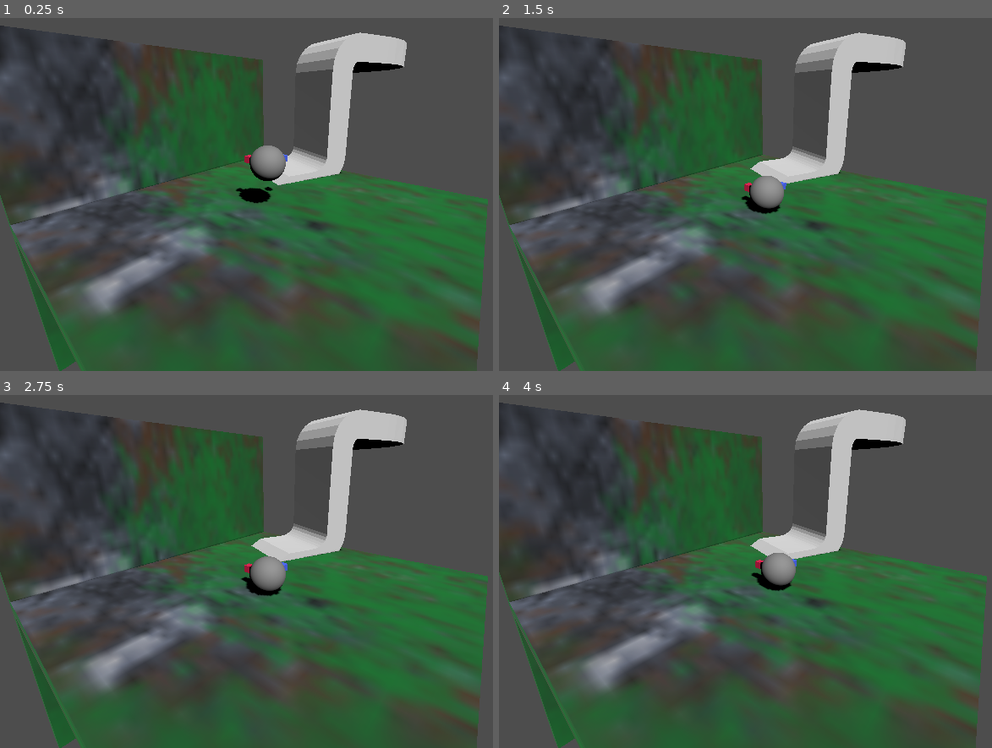
Above: before the commit, frames 1-4 (two rows, left to right).
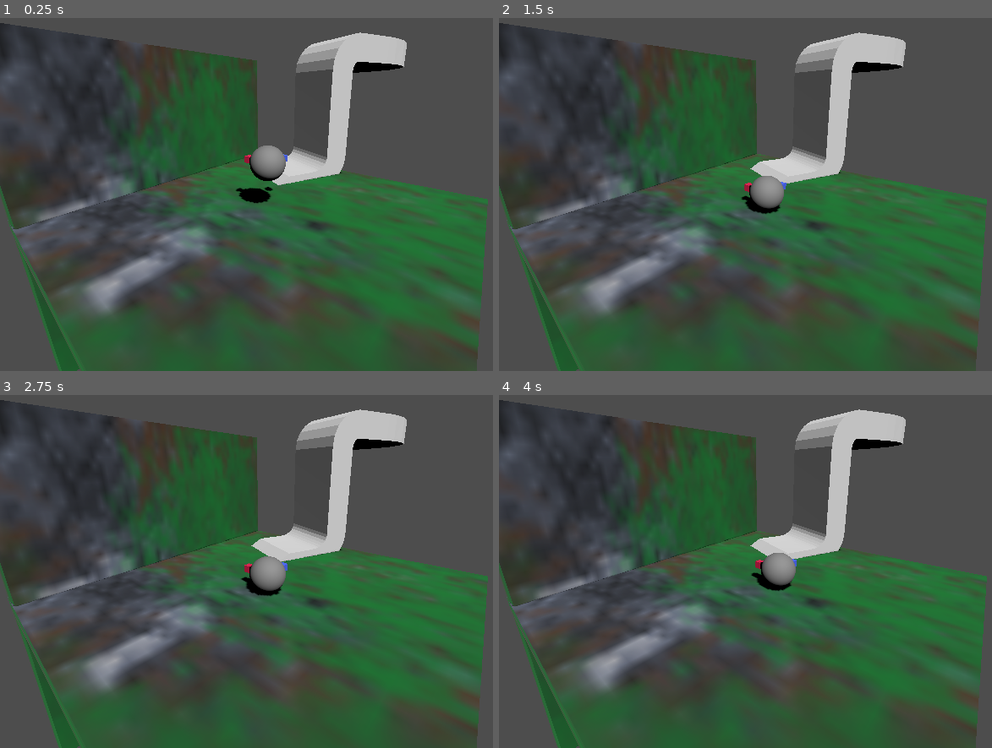
Above: after the commit, the same moments.

Repository: LettucePie/druid
Game: Godot game, scene res://stages/stage_0.tscn
The game is run twice, just before and just after one commit, with the same random seed, the same clock (stepped at 60 frames per second) and the same inputs.
Inputs:
- Up to frame 1 (0.25 s): no input
- Up to frame 2 (1.5 s): tap Enter at 0.5 s; hold Right (ui_right) 0.53-1.28 s; tap D (stick_l_x+) at 0.6 s; tap Space at 1.25 s; hold Down (ui_down) from 1.28 s (still down); tap A (stick_l_x-) at 1.35 s
- Up to frame 3 (2.75 s): tap Enter at 2 s; release Down (ui_down) at 2.03 s; hold Right (ui_right) from 2.03 s (still down); tap S (stick_l_y+) at 2.1 s
- Up to frame 4 (4 s): tap Space at 2.75 s; release Right (ui_right) at 2.78 s; hold Up (ui_up) 2.78-3.53 s; tap W (stick_l_y-) at 2.85 s; tap Enter at 3.5 s; hold Left (ui_left) from 3.53 s (still down); tap D (stick_l_x+) at 3.6 s

The runs differ from the first frame. In frame 1, 1.1% of the frame differs, in the area x 0-54%, y 1-100%; in frame 2, 1.1%; in frame 3, 1.1%; in frame 4, 1.1%.

Commit message:
finally figured it out omg

Diff:
--- a/core/player.gd
+++ b/core/player.gd
@@ -4,6 +4,7 @@
 const SPEED = 5.0
 const JUMP_VELOCITY = 4.5
 
+var previous_normal : Vector3 = Vector3.UP
 var current_cam : Camera3D
 
 # Get the gravity from the project settings to be synced with RigidBody nodes.
@@ -25,14 +26,19 @@
 	var col = get_last_slide_collision()
 	if col != null:
 		if col.get_normal() != get_up_direction():
+			previous_normal = get_up_direction()
 			set_up_direction(col.get_normal())
 			print("Update Up Direction ", get_up_direction())
 	var input_h = Input.get_axis("stick_l_x-", "stick_l_x+")
 	var input_v = Input.get_axis("stick_l_y-", "stick_l_y+")
 	var input_vec : Vector3 = Vector3(input_h, 0, input_v)
-	var direction = input_vec.rotated(Vector3.UP, current_cam.rotation.y)
+	var direction = input_vec.rotated(Vector3.UP, current_cam.rotation.y).normalized()
 	if get_up_direction() != Vector3.UP:
-		direction = direction.slide(get_up_direction())
+#		direction = input_vec.slide(get_up_direction())
+		direction = input_vec.rotated(
+			Vector3.UP.cross(get_up_direction()),
+			Vector3.UP.angle_to(get_up_direction())
+		).normalized()
 	if is_on_floor() or is_on_wall():
 		print("Floor: ", is_on_floor(), " Wall: ", is_on_wall())
 		velocity = direction * SPEED
--- a/stages/stage_0.tscn
+++ b/stages/stage_0.tscn
@@ -31,7 +31,7 @@
 mesh = SubResource("BoxMesh_oup2k")
 
 [node name="wall" type="StaticBody3D" parent="."]
-transform = Transform3D(-4.37114e-08, 1, 0, -1, -4.37114e-08, 0, 0, 0, 1, -4.75023, 2.07639e-07, 0)
+transform = Transform3D(-4.37114e-08, 0.996725, 0.08086, -1, -4.35683e-08, -3.5345e-09, 0, -0.08086, 0.996725, -4.75023, 2.07639e-07, 0)
 
 [node name="CollisionShape3D" type="CollisionShape3D" parent="wall"]
 shape = SubResource("BoxShape3D_321b2")
